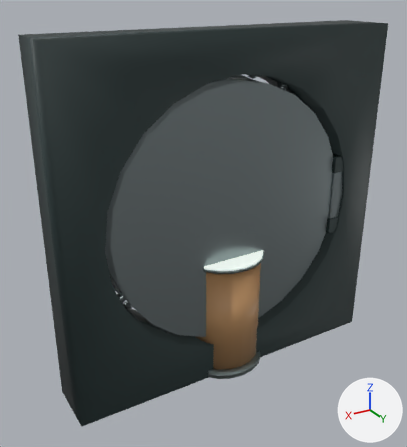
The glTF model public/assets/kit/vault-kit.glb: old version first, new version second.
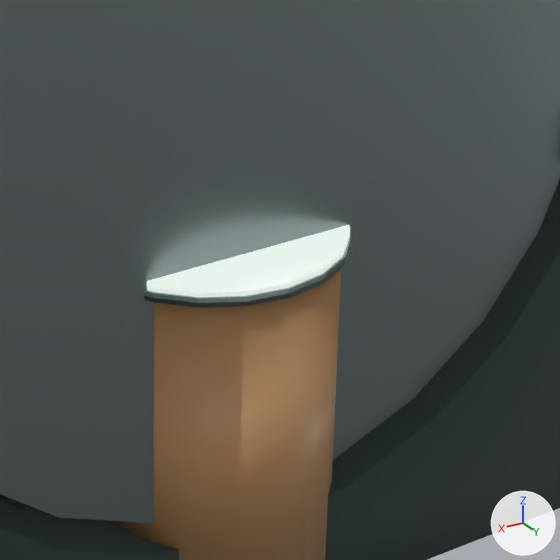
There are two pictures of each version: one whole from a 50 mm camera at (9.96, 15.3, 13.33) aimed at (0.66, -0.19, 5.58), one close up on the part from 40% to 80% of the width and 41% to 78% of the height. Arrows for +X, +Y and +Z are at lower right; the lights stay in place. The first two pictures are the older version. Where no turn or scale is listed for an object, it has been applied to the vertices.

The first close-up shows 'VaultDoor_KitAtlas', 'VaultFrame_KitAtlas', 'VaultPedestal_KitAtlas', 'VaultPedestal_KitEmissive' and 1 more.
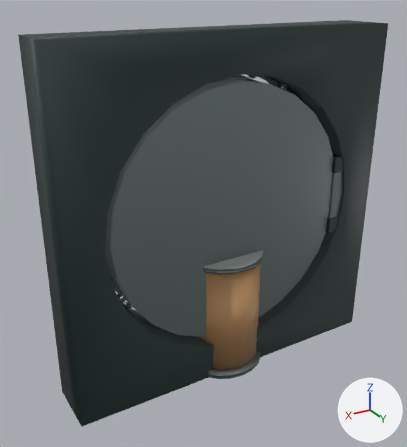
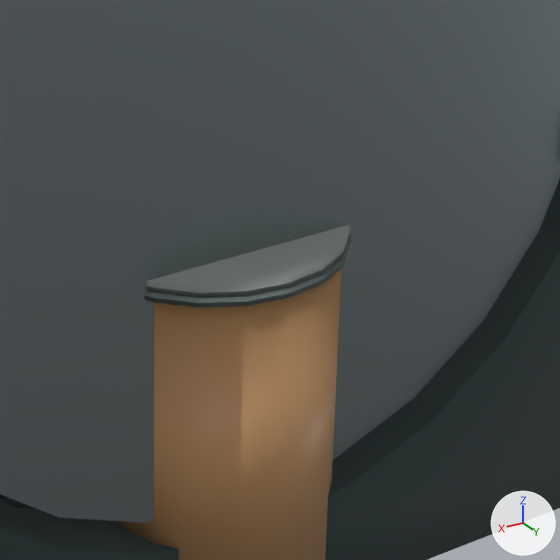
Boxes [x1, y1, x2, y2] around the edits, measured in the close-ups (560 x 560 px):
'VaultPedestal_KitEmissive', surface changed (white to grey): [147, 225, 350, 297] in both

Edits to the bpy script that builds the scene:
```text
Change mat_kitemissive:
    where n0 = _N.new('ShaderNodeBsdfPrincipled'); n0.name = 'Principled BSDF'
    remove n0.inputs[28].default_value = 1.5  # 'Emission Strength'
```
